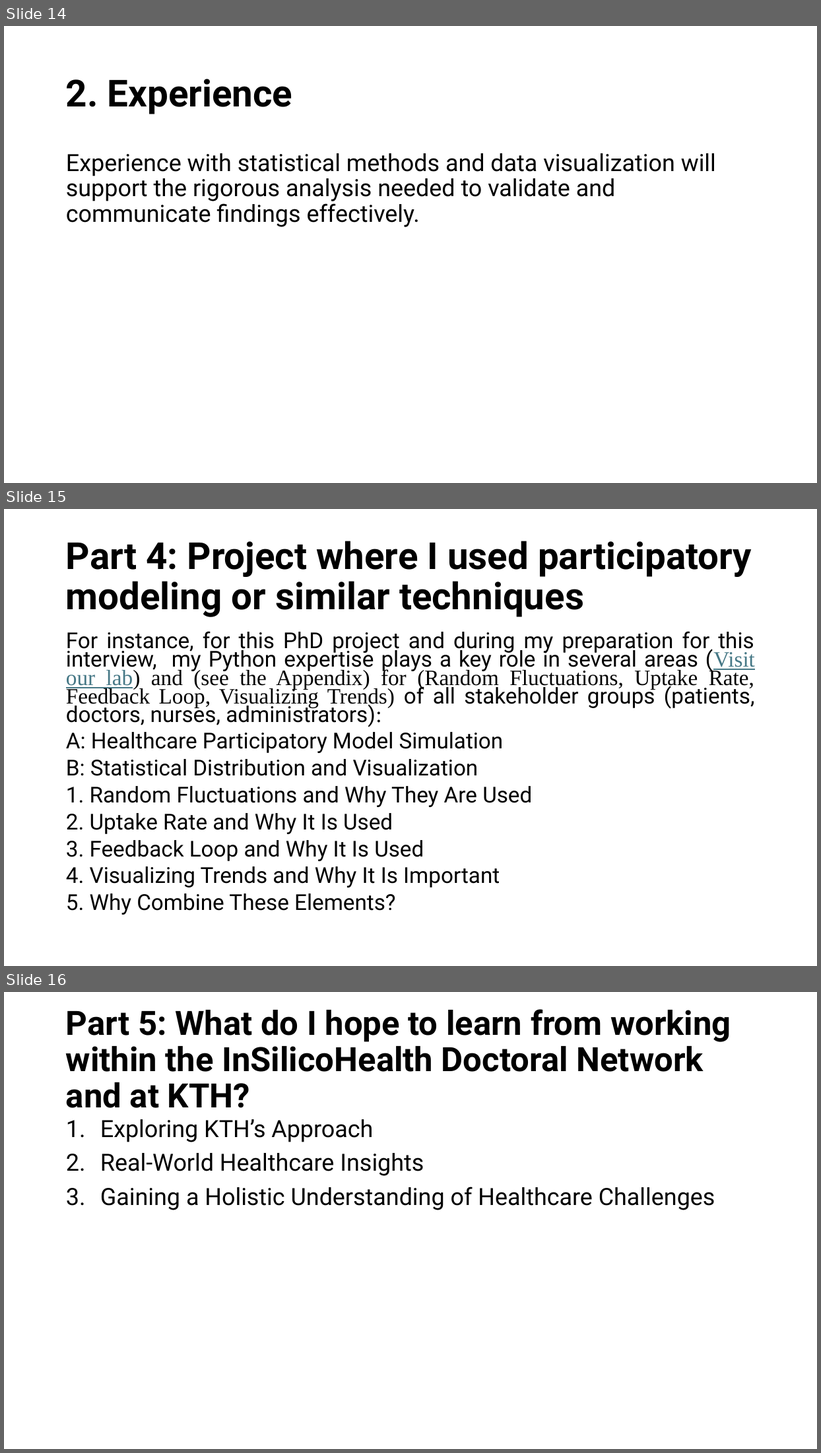
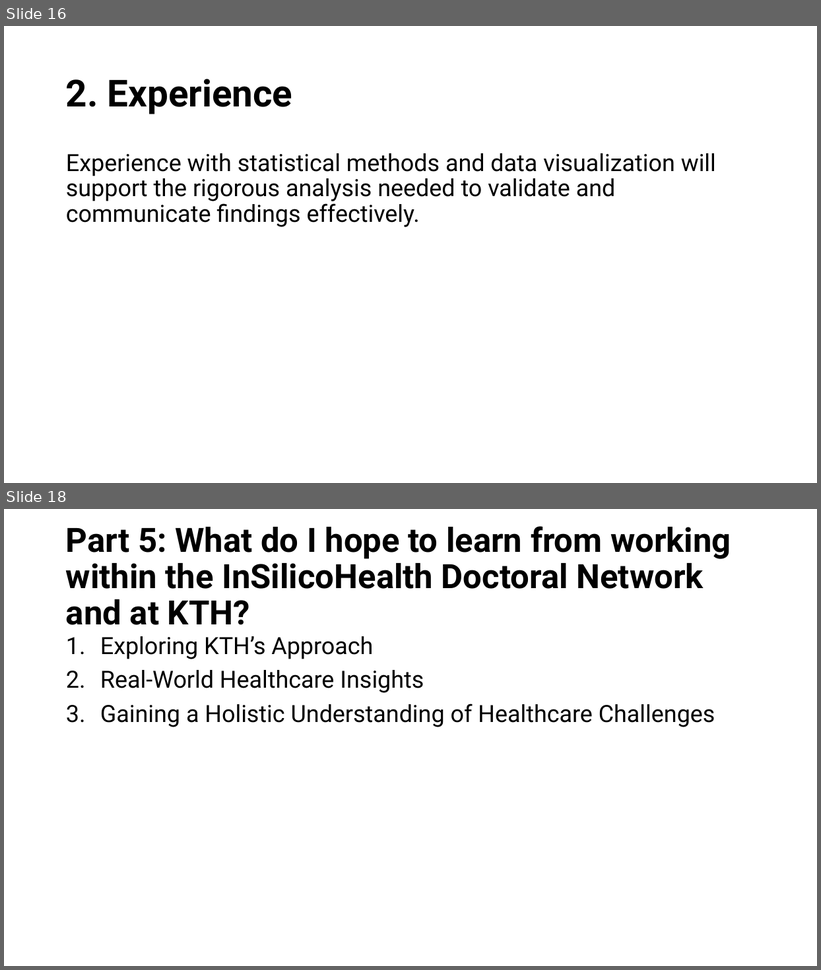
Before and after one commit to HeiderJeffer/Modeling-for-Societal-Complexity-in-Healthcare, a slide deck: Background and motivation.pptx. Shown one above the other, each under a label of ours: slides 14, 15 and 16 before the commit, slides 16 and 18 after it; the slides between them are not shown. The pictures are 821x1453 and 821x970 pixels, drawn with LibreOffice and Linux fonts; fonts in the diff are those of the drawing. Boxes give left, top, right and bottom in pixels: in the first picture for what was removed or moved away, otherwise in the second. Text is boxed around its words. In the diff, an @@ line names an element or a change of style, - is before the commit and + after.

```diff
--- a/Background and motivation.pptx
+++ b/Background and motivation.pptx
@@ slide 15 removed at box(4, 509, 817, 966), background #FFFFFF @@
@@ title removed at box(66, 541, 752, 617) @@
-Part 4: Project where I used participatory modeling or similar techniques
@@ text removed at box(66, 631, 755, 915) @@
-For instance, for this PhD project and during my preparation for this interview, my Python expertise plays a key role in several areas (Visit our lab) and (see the Appendix) for (Random Fluctuations, Uptake Rate, Feedback Loop, Visualizing Trends) of all stakeholder groups (patients, doctors, nurses, administrators):
-A: Healthcare Participatory Model Simulation
-B: Statistical Distribution and Visualization
-1. Random Fluctuations and Why They Are Used
-2. Uptake Rate and Why It Is Used
-3. Feedback Loop and Why It Is Used
-4. Visualizing Trends and Why It Is Important
-5. Why Combine These Elements?
@@ what was slide 14 is now slide 16 @@
@@ what was slide 16 is now slide 18 @@
```
Also in this commit, not shown: 4 slides changed, 3 slides added.
